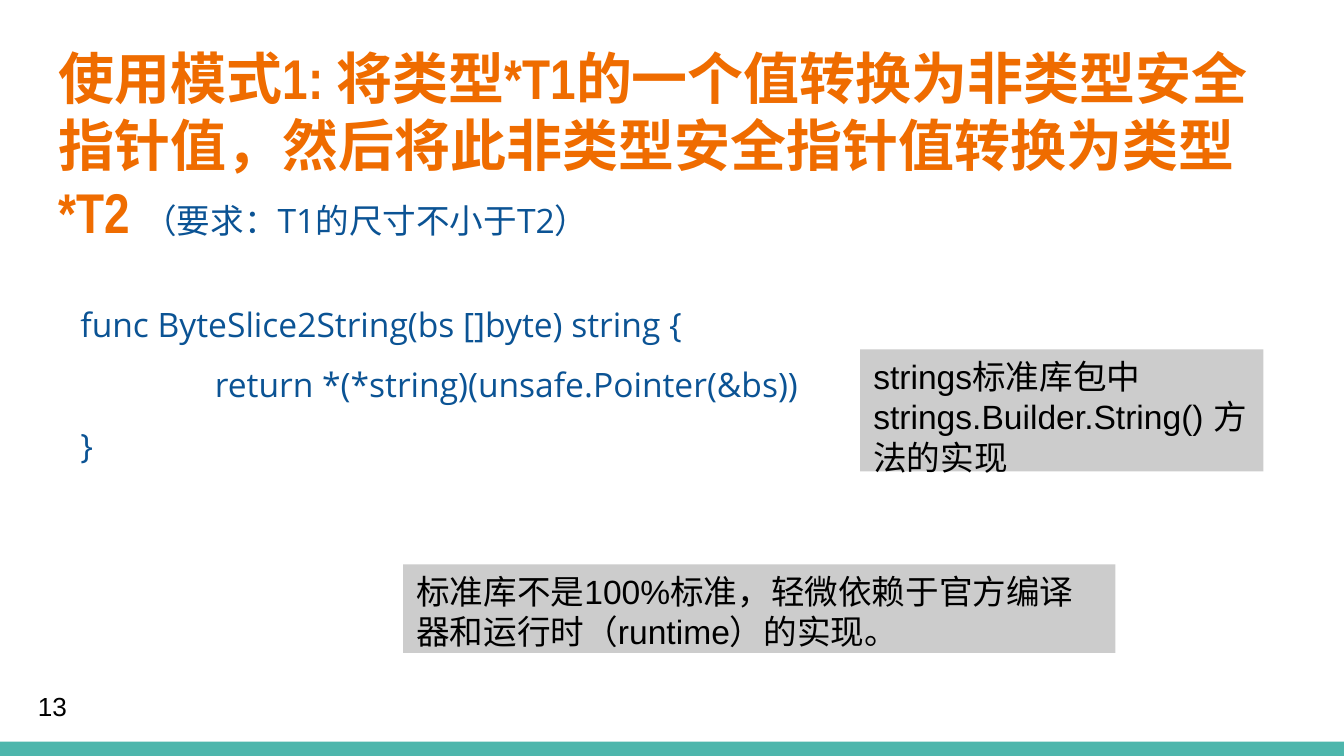
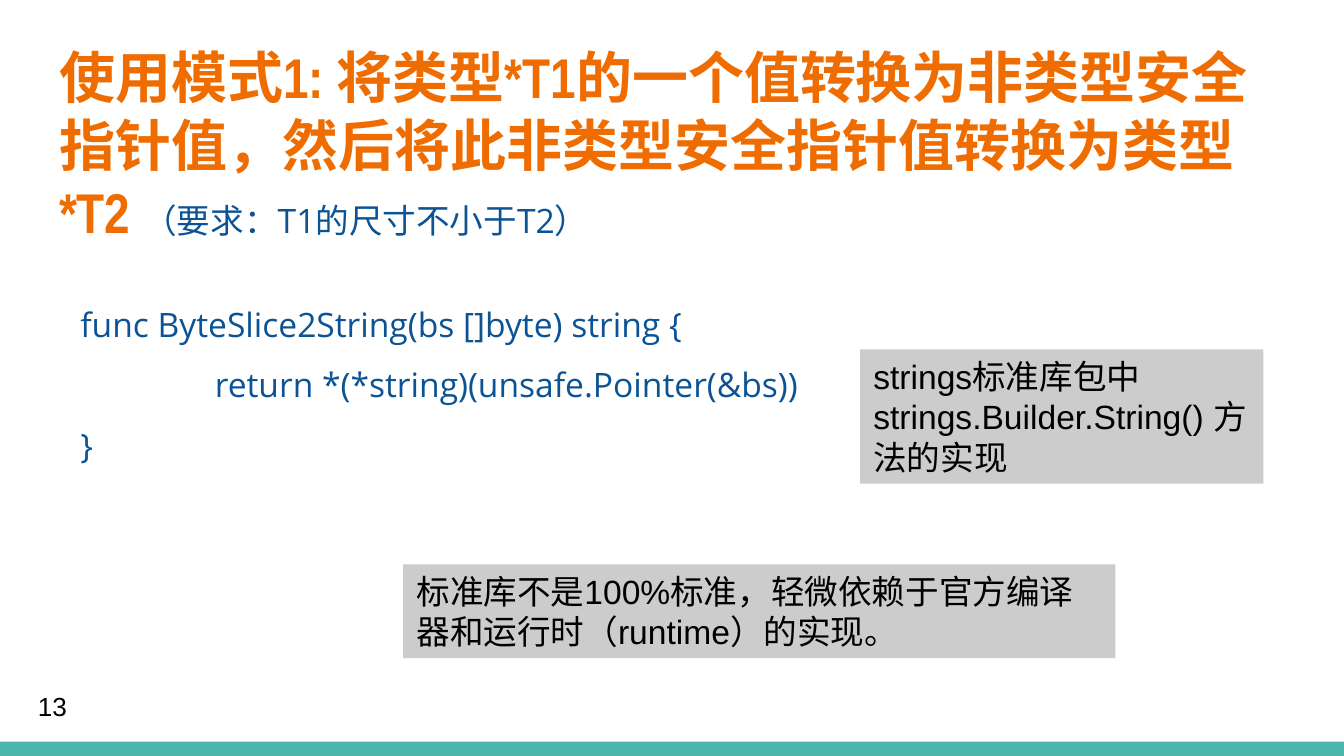
Before and after one commit to cm19940306/go-nightreading-unsafe, a slide deck: slide 13 of Go中的非类型安全指针 (Go 夜读 SIG 小组)-final.pptx. Drawn at 1344x756 pixels with LibreOffice and Linux fonts; fonts in the diff are those of the drawing; background and template pictures are left out. Boxes give left, top, right and bottom in pixels: in the first picture for what was removed or moved away, otherwise in the second. Text is boxed around its words. In the diff, an @@ line names an element or a change of style, - is before the commit and + after.

```diff
--- a/Go中的非类型安全指针 (Go 夜读 SIG 小组)-final.pptx
+++ b/Go中的非类型安全指针 (Go 夜读 SIG 小组)-final.pptx
@@ rectangle "strings标准库包中strings.Builder.String() 方法的实现": place and size @@
-rectangle "strings标准库包中strings.Builder.String() 方法的实现" at bbox=[860, 349, 1263, 472]
+rectangle "strings标准库包中strings.Builder.String() 方法的实现" at bbox=[860, 349, 1263, 484]
@@ rectangle "标准库不是100%标准，轻微依赖于官方编译器和运行时（runtime）的实现。": place and size @@
-rectangle "标准库不是100%标准，轻微依赖于官方编译器和运行时（runtime）的实现。" at bbox=[403, 564, 1116, 653]
+rectangle "标准库不是100%标准，轻微依赖于官方编译器和运行时（runtime）的实现。" at bbox=[403, 564, 1116, 659]
```
Also in this commit, not shown: 6 other slides changed, 1 other file.
